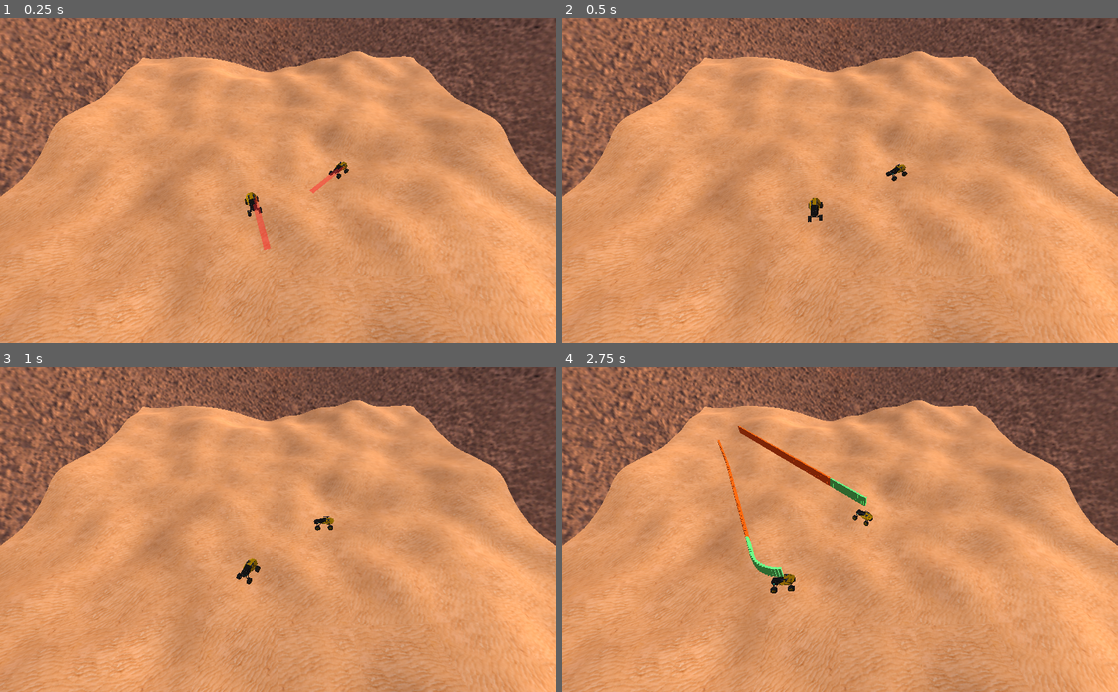
Above: before the commit, frames 1-4 (two rows, left to right).
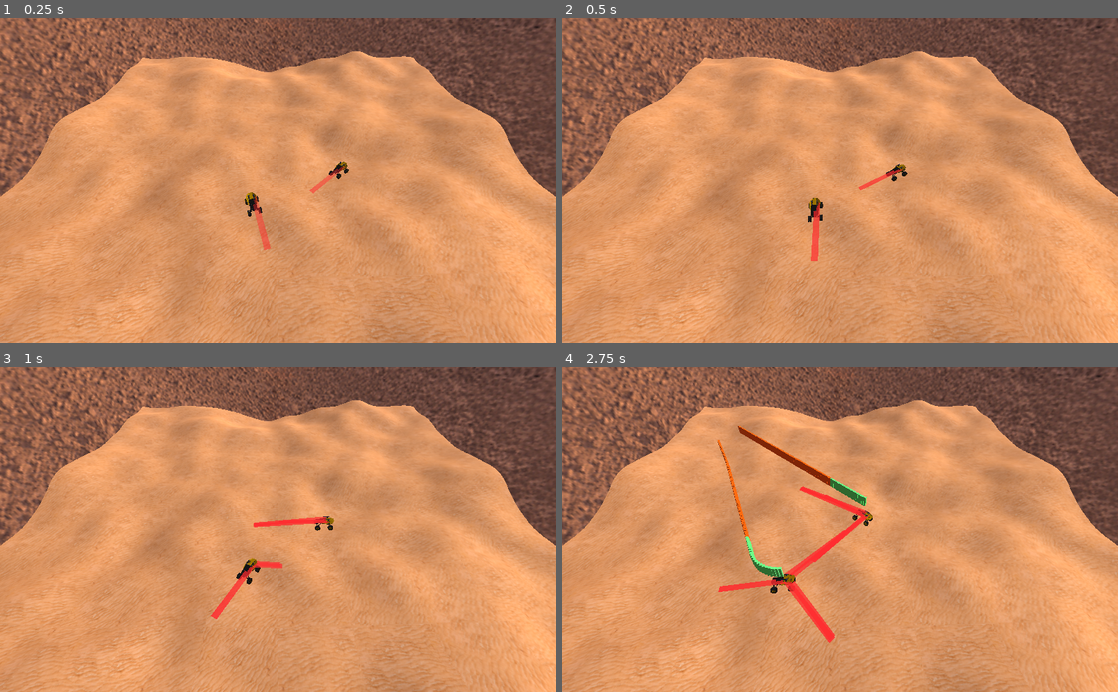
Above: after the commit, the same moments.

Repository: RealmHost002/game_about_desert_and_corovans
Game: Godot game, scene res://main.tscn
The game is run twice, just before and just after one commit, with the same random seed, the same clock (stepped at 60 frames per second) and the same inputs.
Inputs (mouse positions are in pixels of both pictures, inside the frame that each line leads up to):
- Up to frame 1 (0.25 s): no input
- Up to frame 2 (0.5 s): no input
- Up to frame 3 (1 s): move the mouse to (400, 513) at 0.52 s; hold 2 (tb2) from 0.53 s (still down); click (400, 513) at 0.67 s
- Up to frame 4 (2.75 s): release 2 (tb2) at 1.25 s; drag from (728, 545) to (812, 594) at 1.27 s; move the mouse to (895, 458) at 2.02 s; hold Right mouse button (drag_camera) from 2.03 s (still down); click (895, 458) at 2.17 s; tap 2 (tb2) at 2.3 s

Frame 1 is identical in both runs. In frame 2, 0.3% of the frame differs, in the area x 44-62%, y 46-75%; in frame 3, 0.5%; in frame 4, 1.2%, in the area x 28-56%, y 36-85%.

Commit message:
Revert "U"
This reverts commit 863f5f85da595bcc9659d40f3920cd4325100e37.

Diff:
--- a/scripts/weapons/weapon.gd
+++ b/scripts/weapons/weapon.gd
@@ -20,14 +20,12 @@
 	for node in get_parent().get_parent().get_parent().get_parent().get_children():
 		if node != get_parent().get_parent().get_parent():
 			target = node
-
 	var lb = preload("res://trash textures/laser_beam.tscn").instance()
 	self.add_child(lb)
 	lb.global_transform = self.global_transform
 	lb.look_at(target.global_transform.origin, Vector3(0,1,0))
 	lb.scale.z = clamp((target.global_transform.origin - self.global_transform.origin).length() / 2.0, 0, distance / 2.0)
-	lb.scale.x = 0.1
-
+#	self.add_child(lb)
 
 	pass
 # Called every frame. 'delta' is the elapsed time since the previous frame.
@@ -44,6 +42,7 @@
 		var to = from + camera.project_ray_normal(event.position) * ray_length
 		var space_state = get_world().direct_space_state
 		var result = space_state.intersect_ray(from, to, [self, get_tree().get_root().get_node('Spatial/camera_look_at/StaticBody')])
+#		print(result)
 		if result:
 			target = result['collider'].get_parent()
 		print(target)
--- a/trash textures/laser.tres
+++ b/trash textures/laser.tres
@@ -6,3 +6,4 @@
 flags_transparent = true
 albedo_color = Color( 0.917647, 0.133333, 0.133333, 1 )
 albedo_texture = ExtResource( 1 )
+uv1_offset = Vector3( 0.564215, 0, 0 )
--- a/trash textures/laser_beam.gd
+++ /dev/null
@@ -1,18 +0,0 @@
-extends MeshInstance
-
-
-var speed = 3.0
-var lifetime = 1.0
-
-# Called when the node enters the scene tree for the first time.
-func _ready():
-	get_node("AnimationPlayer").playback_speed = speed
-	lifetime /= speed
-	pass # Replace with function body.
-
-
-# Called every frame. 'delta' is the elapsed time since the previous frame.
-func _process(delta):
-	lifetime -= delta
-	if lifetime <= 0:
-		queue_free()
--- a/trash textures/laser_beam.tscn
+++ b/trash textures/laser_beam.tscn
@@ -1,8 +1,7 @@
-[gd_scene load_steps=5 format=2]
+[gd_scene load_steps=4 format=2]
 
 [ext_resource path="res://trash textures/area.obj" type="ArrayMesh" id=1]
 [ext_resource path="res://trash textures/laser.tres" type="Material" id=2]
-[ext_resource path="res://trash textures/laser_beam.gd" type="Script" id=3]
 
 [sub_resource type="Animation" id=1]
 resource_name = "New Anim"
@@ -24,7 +23,6 @@
 transform = Transform( 1, 0, 0, 0, 1, 0, 0, 0, 1, 0, 4.11253, 0 )
 mesh = ExtResource( 1 )
 material/0 = ExtResource( 2 )
-script = ExtResource( 3 )
 
 [node name="AnimationPlayer" type="AnimationPlayer" parent="."]
 autoplay = "New Anim"
Not shown: 5 places in car.tscn that only renumber resources
